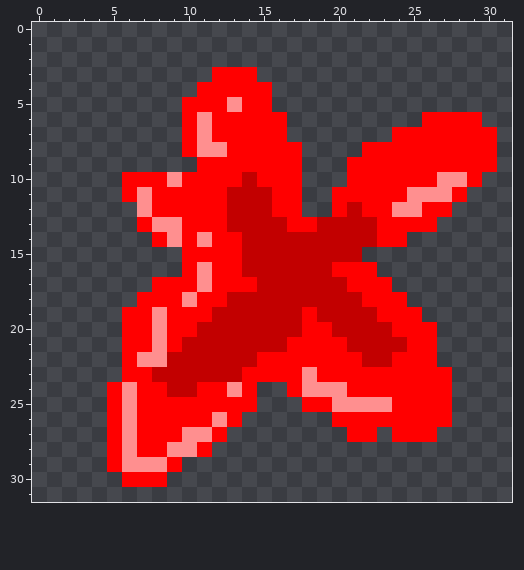
Pixel-art sprite, stored at assets/sprites/paint1.png. This is how it looked before the edit.
The file is 32x32 pixels. Colours within 5 levels of each other are drawn and written as one.
Now the later version:
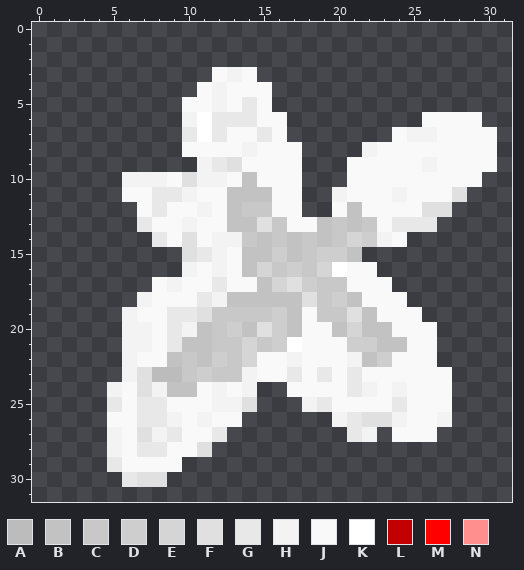
Palette (. is transparent): A #bcbcbc  B #c2c2c2  C #c8c8c8  D #cecece  E #d5d5d5  F #e0e0e0  G #e8e8e8  H #f3f3f3  J #f9f9f9  K #ffffff  L #c20000  M #ff0000  N #ff8f8f
From the commit log: modulate paint puddle
From old to new:
Changed rows in their new state; - is an unchanged pixel.
first column x 5:
 3 -------JHJ----------------
 4 ------JHJJJ---------------
 5 -----JJHJGJ---------------
 6 -----HKGGGJJ---------JJJJ-
 7 -----GKGJJGJ-------JHHJJJJ
 8 -----JJJJHJJJ----HJJJJJJJJ
 9 ------HGFJJJJ---JJJJJHJJJJ
10 -HHHJFHHJBJJJ---JJJJJJJJJ-
11 -JJGGHJJBBBJJ--HJJJHJJJF--
12 --JGJJHJBCCJJ--JBJJJJFF---
13 --GJJHJJBBFCJJBCBCJGGG----
14 ---GJFJHHCBCBCBCEDHJ------
15 -----FGHJBBDBCDDB---------
16 -----HJHJBECDCEKJJ--------
17 ---JHJJGJJBEFDCCJJJ-------
18 --HJJJGHBBBBBFCDBJJJ------
19 -HJJGGFCCCCDBJCCFBJJJ-----
20 -HHJGHBCDBFDBJJBEBBJJJ----
21 -HHJGBBCCECDKJJJDDBBJJ----
22 -HJJBCBDCEJJHJJJHBDJJJ----
23 -HFAACDCCHJJGJGJGJJJJJJ---
24 HJFHBBJHJH--JJJJGHJHJJJ---
25 GJGGJJJHHF---HGJJJJGJJJ---
26 JJGGHJHJJ------HGFFHJJH---
27 HJFHGJJG--------GH-JJJ----
28 HJGGJJF-------------------
29 GJJJJ---------------------
30 -GFF----------------------
Pixel boxes of the changes (left, top, right, bottom) in both pictures:
changed: (107, 67, 497, 487)
